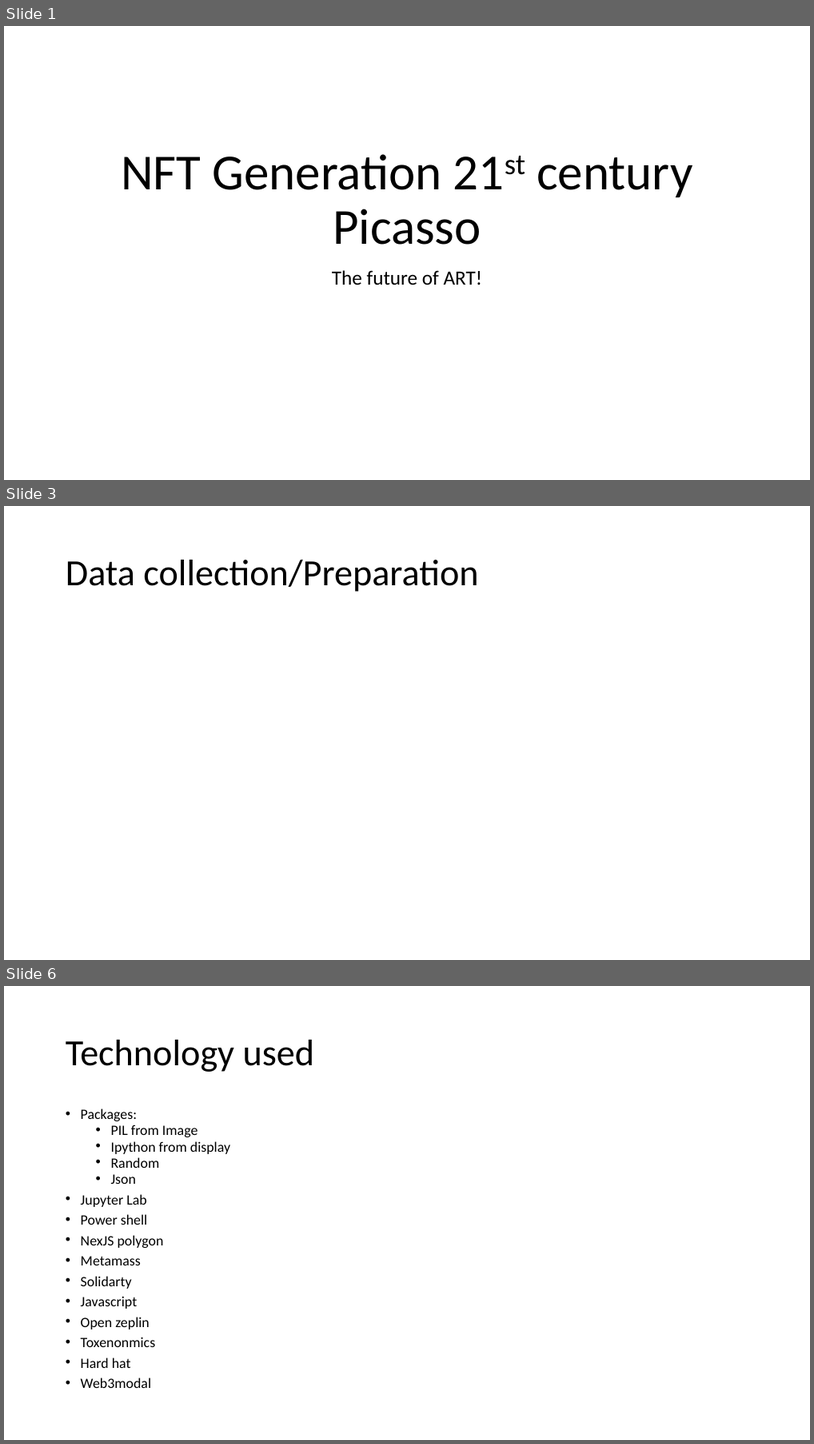
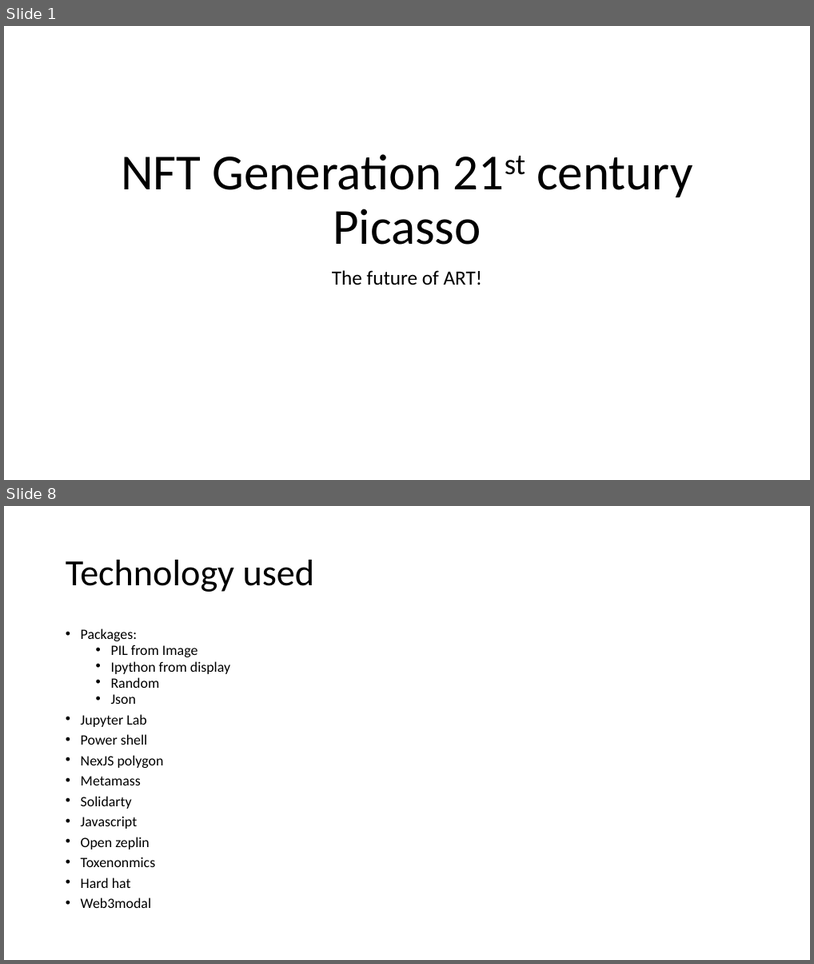
Before and after one commit to jcarballo321/Project_3, a slide deck: Presentation.pptx. Shown one above the other, each under a label of ours: slides 1, 3 and 6 before the commit, slides 1 and 8 after it; the slides between them are not shown. The pictures are 814x1444 and 814x964 pixels, drawn with LibreOffice and Linux fonts; fonts in the diff are those of the drawing. Boxes give left, top, right and bottom in pixels: in the first picture for what was removed or moved away, otherwise in the second. Text is boxed around its words. In the diff, an @@ line names an element or a change of style, - is before the commit and + after.

```diff
--- a/Presentation.pptx
+++ b/Presentation.pptx
@@ slide 3 removed at bbox=[4, 506, 810, 960], background #FFFFFF @@
@@ title removed at bbox=[66, 560, 478, 592] @@
-Data collection/Preparation
@@ what was slide 6 is now slide 8 @@
```
Also in this commit, not shown: 2 slides changed, 4 slides added, 1 other slide removed, 2 other files.
